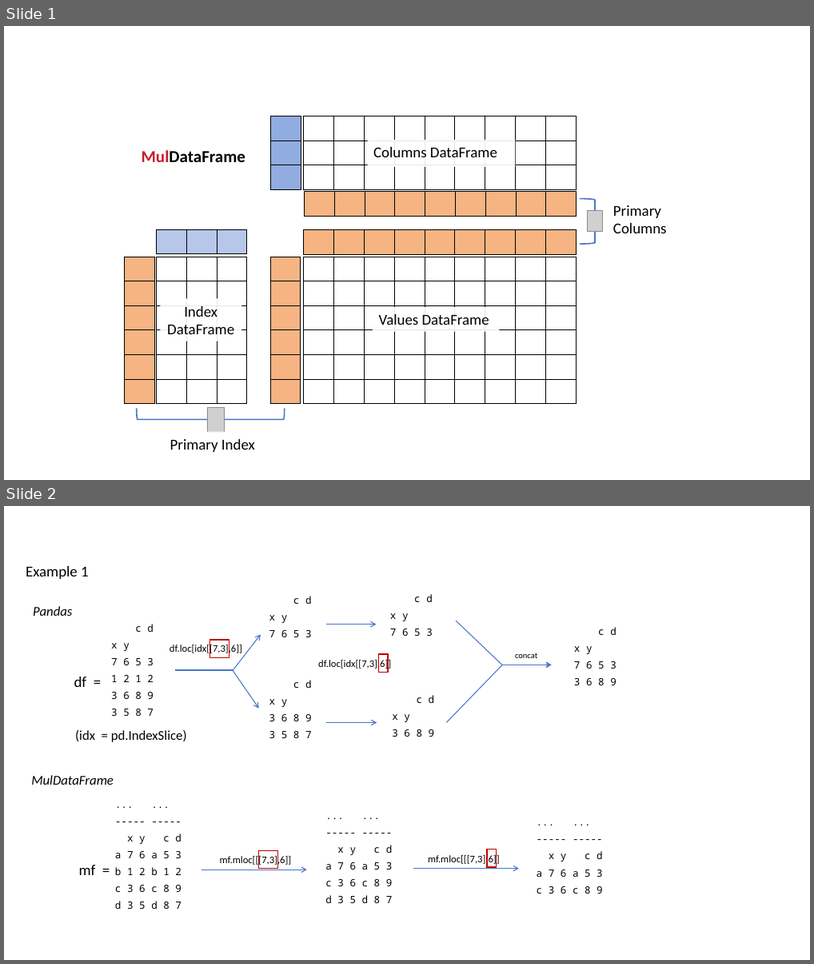
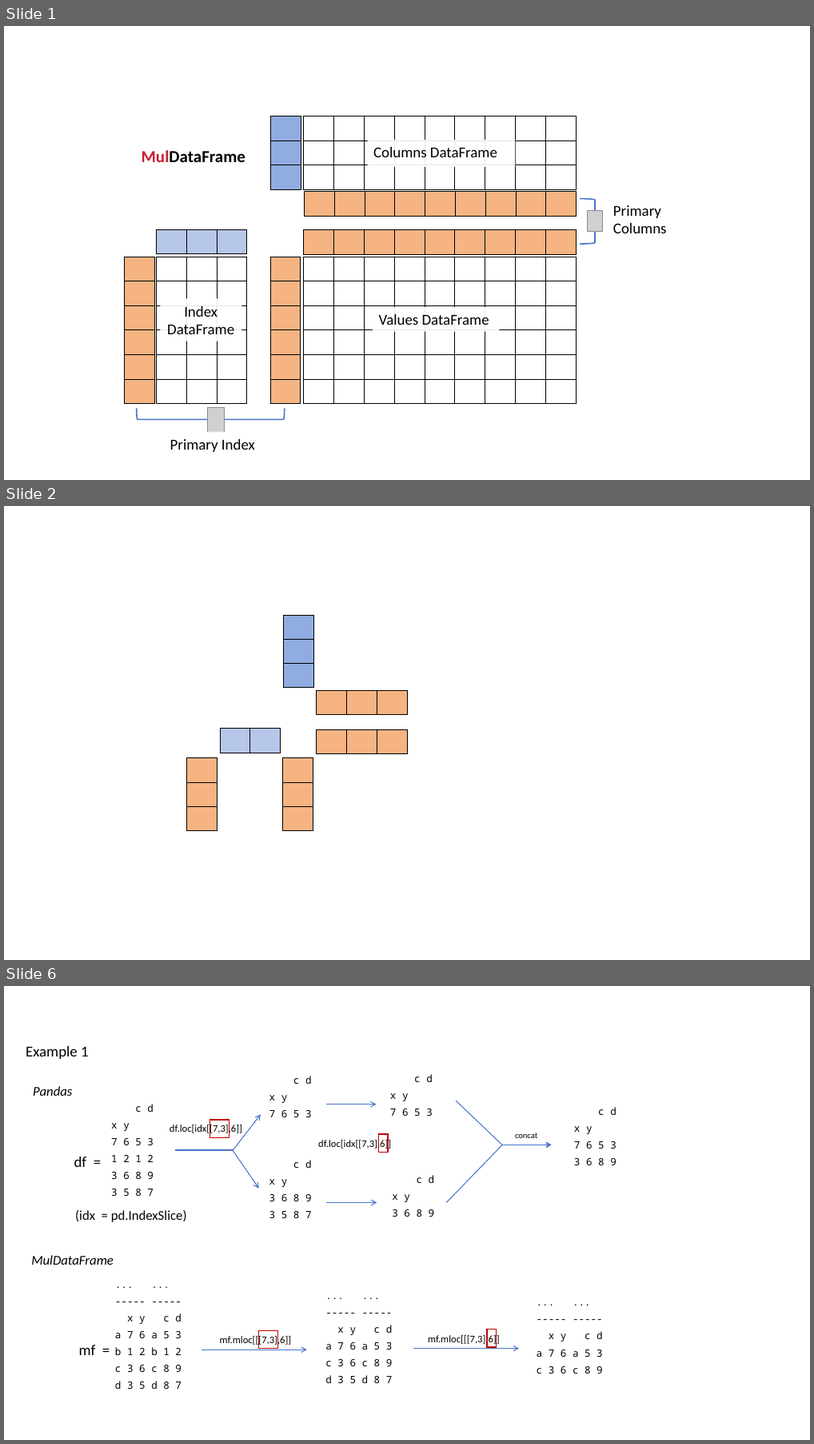
Before and after one commit to frlender/muldataframe, a slide deck: legacy/Presentation1.pptx. Shown one above the other, each under a label of ours: slides 1 and 2 before the commit, slides 1, 2 and 6 after it; the slides between them are not shown. The pictures are 814x964 and 814x1444 pixels, drawn with LibreOffice and Linux fonts; fonts in the diff are those of the drawing; grey boxes stand for pictures. Boxes give left, top, right and bottom in pixels: in the first picture for what was removed or moved away, otherwise in the second. Text is boxed around its words. In the diff, an @@ line names an element or a change of style, - is before the commit and + after.

```diff
--- a/legacy/Presentation1.pptx
+++ b/legacy/Presentation1.pptx
@@ slide 2 added at bbox=[4, 506, 810, 960], background #FFFFFF @@
@@ table added at bbox=[283, 615, 314, 688], 3 rows, 1 columns @@
+
+
+
@@ table added at bbox=[317, 690, 407, 714], 1 rows, 3 columns @@
+ |  | 
@@ table added at bbox=[220, 728, 281, 753], 1 rows, 2 columns @@
+ | 
@@ table added at bbox=[317, 729, 407, 753], 1 rows, 3 columns @@
+ |  | 
@@ table added at bbox=[187, 758, 218, 830], 3 rows, 1 columns @@
+
+
+
@@ table added at bbox=[283, 758, 313, 903], 3 rows, 1 columns @@
+
+
+
@@ what was slide 2 is now slide 6 @@
```
Also in this commit, not shown: 3 other slides added, 8 other files.
